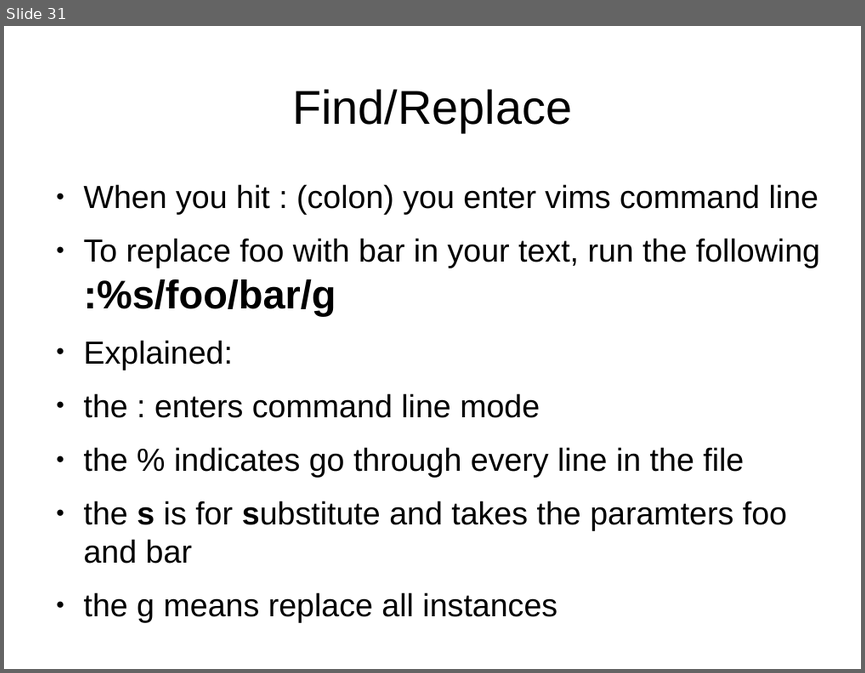
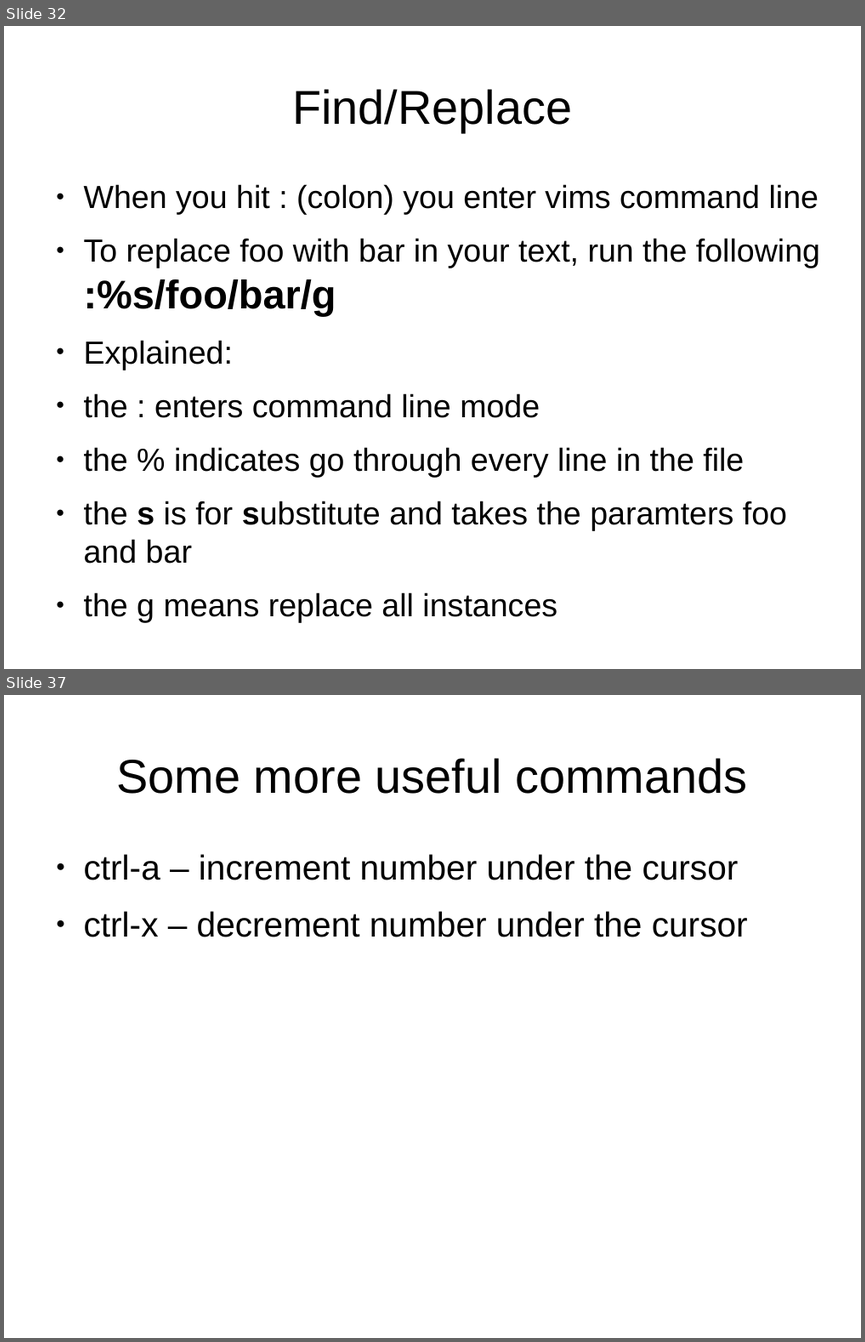
Before and after one commit to mikesligo/Vimtorial, a slide deck: Beginner pres.odp. Shown one above the other, each under a label of ours: slide 31 before the commit, slides 32 and 37 after it; the slides between them are not shown. The pictures are 865x673 and 865x1342 pixels, drawn with LibreOffice and Linux fonts; fonts in the diff are those of the drawing. Boxes give left, top, right and bottom in pixels: in the first picture for what was removed or moved away, otherwise in the second. Text is boxed around its words. In the diff, an @@ line names an element or a change of style, - is before the commit and + after.

```diff
--- a/Beginner pres.odp
+++ b/Beginner pres.odp
@@ slide 37 added at box(4, 695, 861, 1338), background #FFFFFF @@
@@ title added at box(117, 758, 747, 794), 44 pt, text #000000 @@
+Some more useful commands
@@ text added at box(84, 854, 748, 937), 32 pt, text #000000 @@
+● ctrl-a – increment number under the cursor
+● ctrl-x – decrement number under the cursor
@@ what was slide 31 is now slide 32 @@
```
Also in this commit, not shown: 1 slide changed, 12 other slides added, 1 slide removed, 13 other files.
